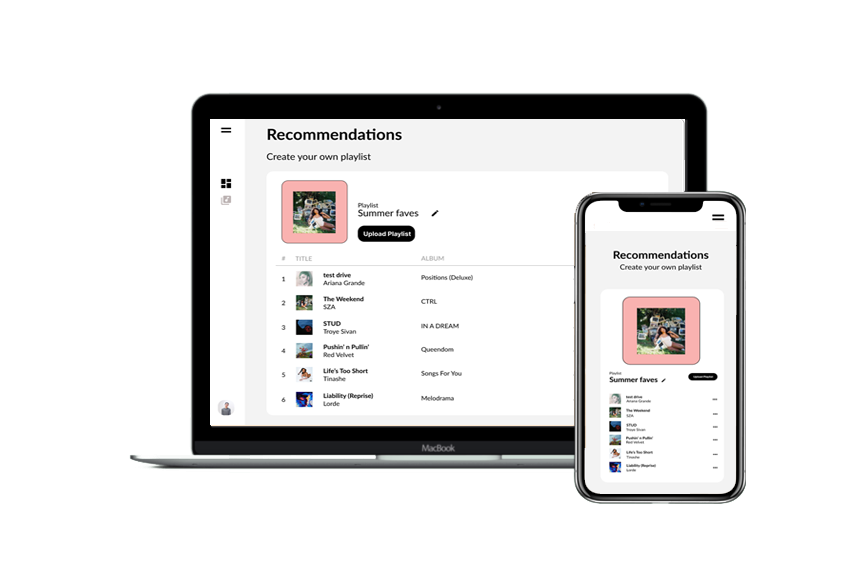
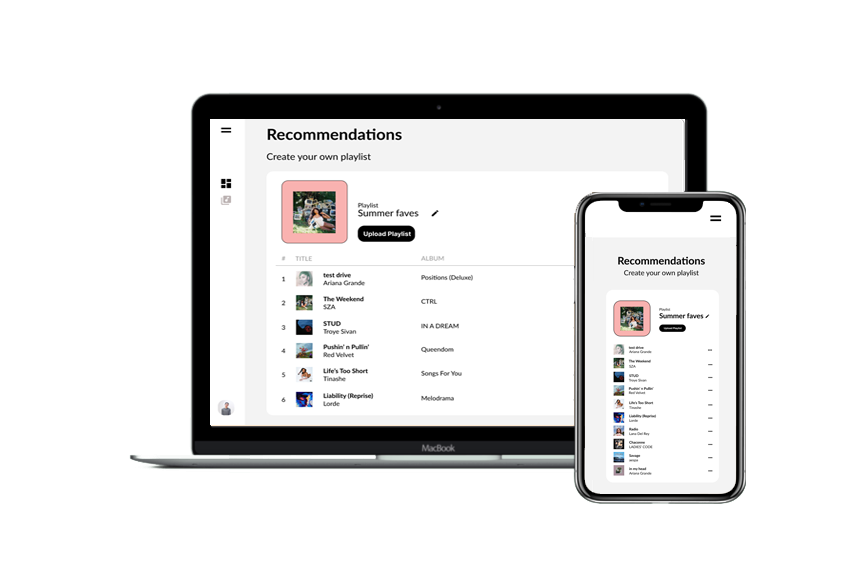
Layered file, before and after one edit (860 x 571). Changes by layer:
moved "Layer 1" above "Layer 0", painted on it over box(585, 202, 736, 492)
painted on "Layer 0" over box(585, 202, 736, 492)
removed layer "Layer 2" over box(585, 202, 736, 492)
